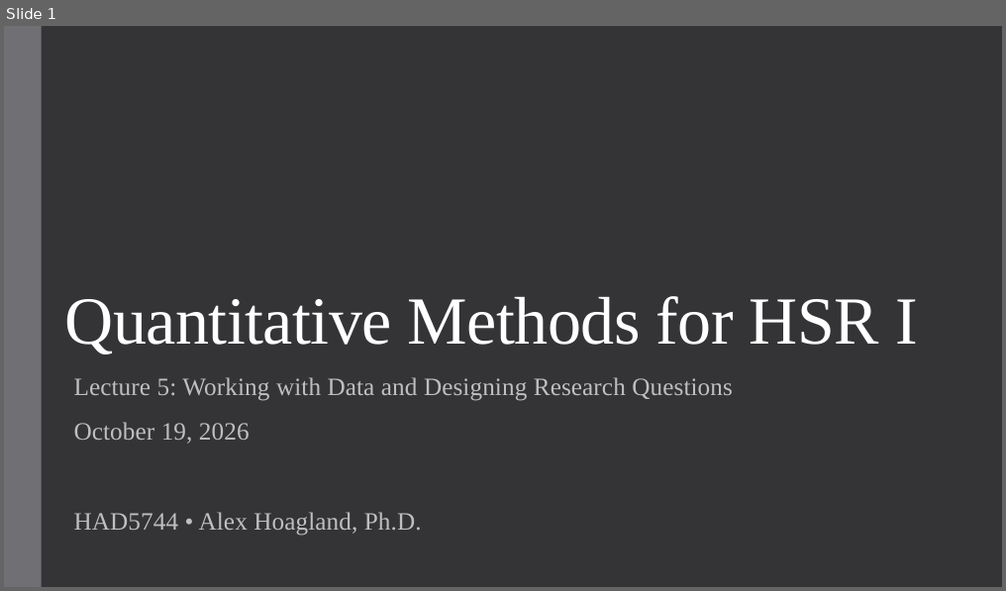
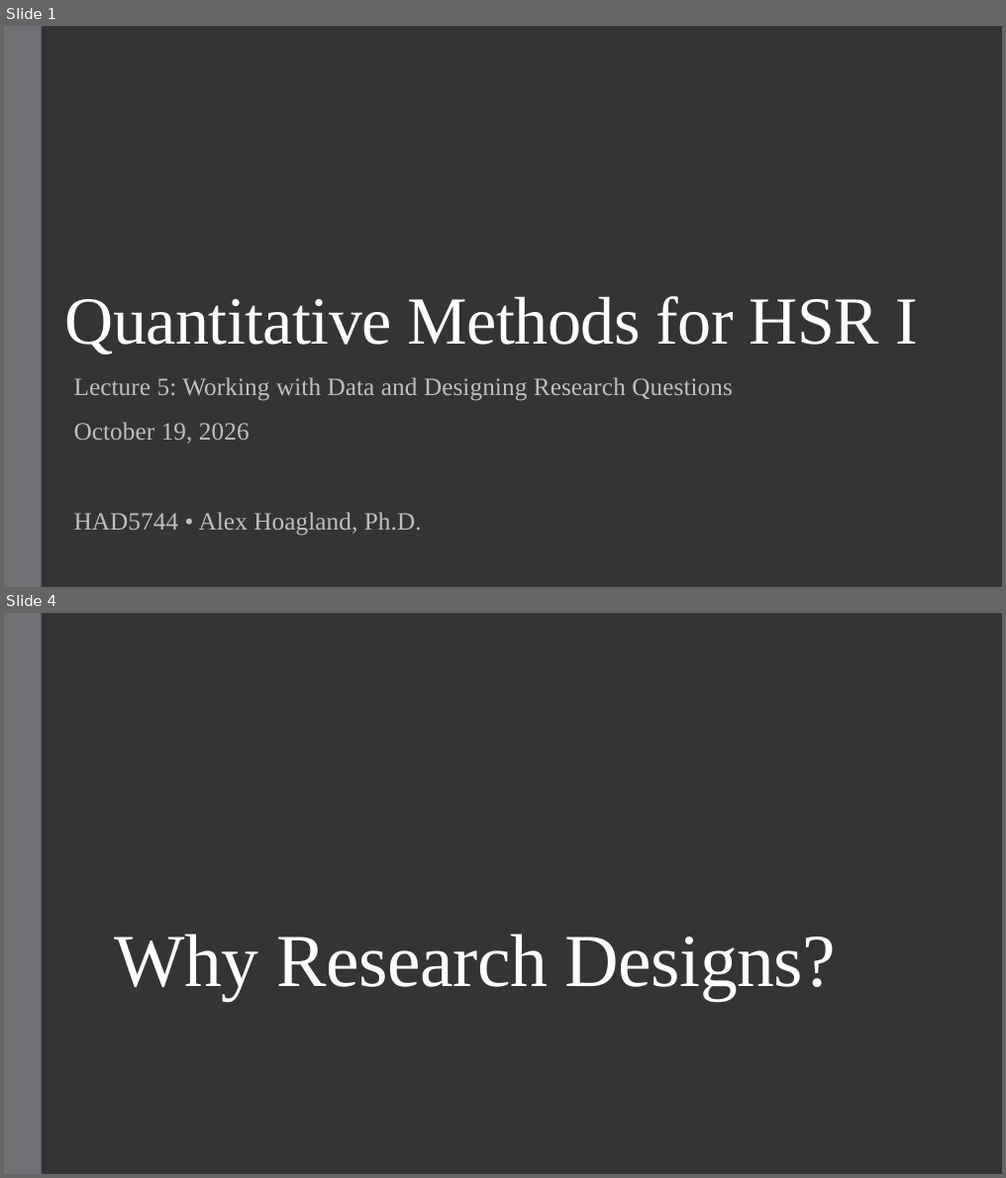
Before and after one commit to alex-hoagland/HAD5744, a slide deck: Lecture05_DataCleaning/Lecture5_DataCleaning-ResearchDesign.pptx. Shown one above the other, each under a label of ours: slide 1 before the commit, slides 1 and 4 after it; the slides between them are not shown. The pictures are 1006x591 and 1006x1178 pixels, drawn with LibreOffice and Linux fonts; fonts in the diff are those of the drawing. Boxes give left, top, right and bottom in pixels: in the first picture for what was removed or moved away, otherwise in the second. Text is boxed around its words. In the diff, an @@ line names an element or a change of style, - is before the commit and + after.

```diff
--- a/Lecture05_DataCleaning/Lecture5_DataCleaning-ResearchDesign.pptx
+++ b/Lecture05_DataCleaning/Lecture5_DataCleaning-ResearchDesign.pptx
@@ slide 4 added at [4, 613, 1002, 1174], background #353537; not listed: 1 template element that a slide beside it also shows @@
@@ title added at [115, 934, 836, 1001], 72 pt, text #FFFFFF @@
+Why Research Designs?
```
Also in this commit, not shown: 4 slides changed, 15 other slides added.
